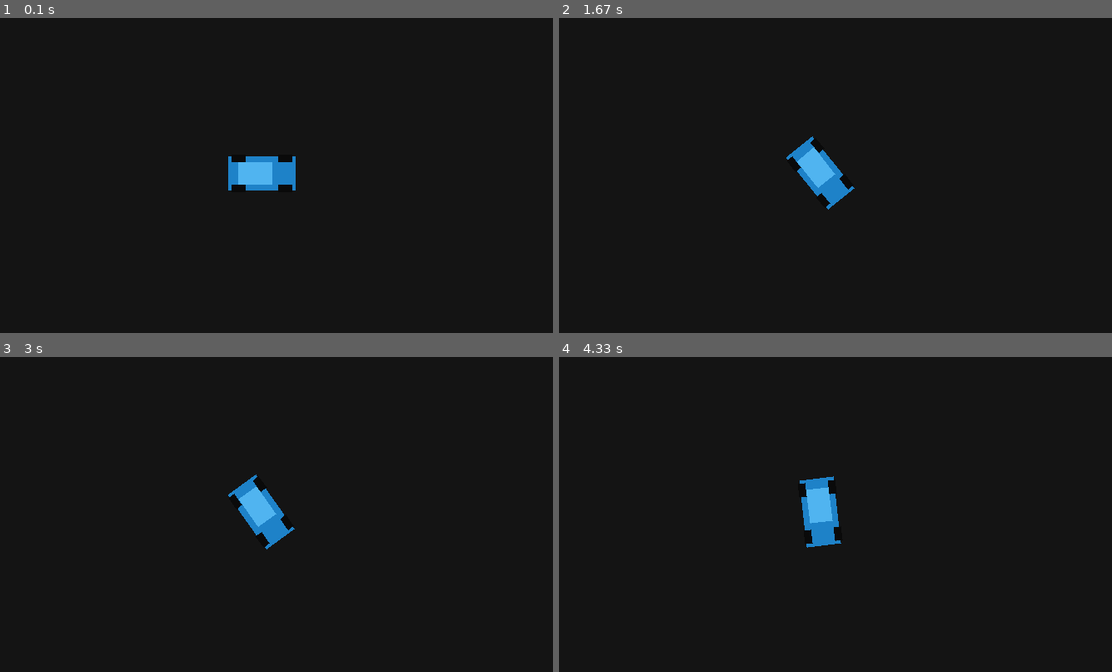
Above: before the commit, frames 1-4 (two rows, left to right).
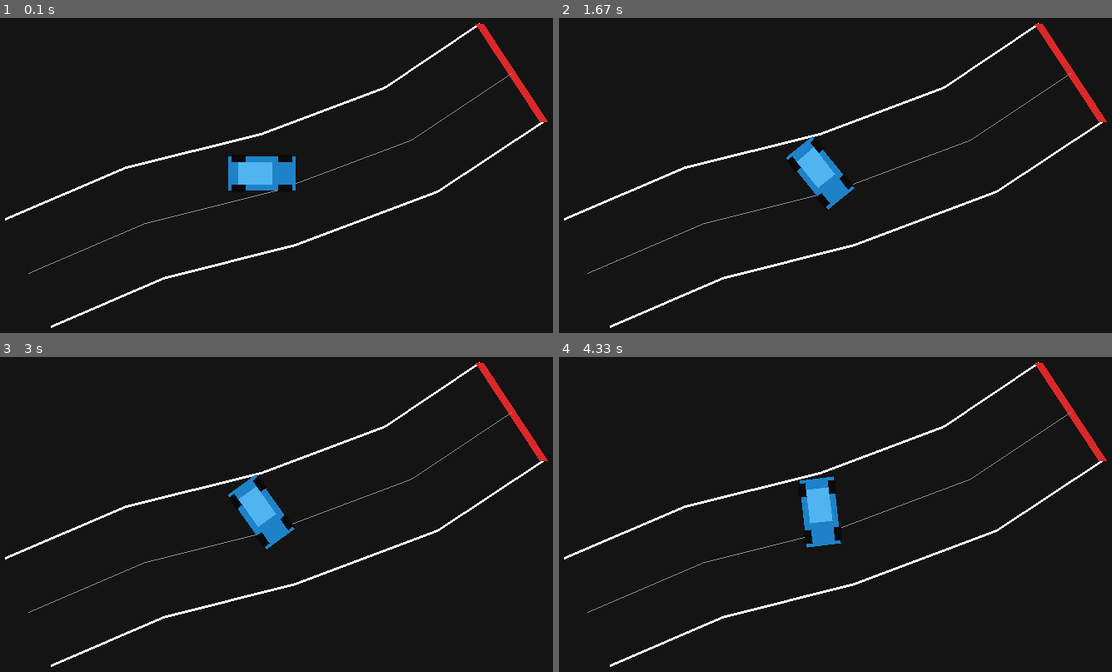
Above: after the commit, the same moments.

Repository: FranMacias00/2d-autonomous-driving-rl
Game: pygame game, started from src/scripts/run_interactive.py
The game is run twice, just before and just after one commit, with the same random seed, the same clock (stepped at 60 frames per second) and the same inputs.
Inputs:
- Up to frame 1 (0.1 s): no input
- Up to frame 2 (1.67 s): hold Right 0.33-0.8 s; hold Right 0.83-1.3 s; hold Left from 1.33 s (still down)
- Up to frame 3 (3 s): release Left at 1.87 s; hold Left 1.9-2.3 s; hold Right 2.33-2.97 s
- Up to frame 4 (4.33 s): hold Left 3-3.47 s; hold Right 3.5-3.97 s; hold Right from 4 s (still down)

The runs differ from the first frame. In frame 1, 2.1% of the frame differs, in the area x 0-100%, y 1-99%; in frame 2, 2.1%; in frame 3, 2.1%; in frame 4, 2.1%.

Commit message:
Add track geometry rendering

Diff:
--- a/src/render/pygame_renderer.py
+++ b/src/render/pygame_renderer.py
@@ -9,6 +9,7 @@
 import pygame
 
 from src.sim.state import CarPose
+from src.sim.track import Track
 
 
 Point = Tuple[float, float]
@@ -92,3 +93,10 @@
         pygame.draw.polygon(surface, (80, 180, 240), cabin_points)
         for wheel in wheel_points:
             pygame.draw.polygon(surface, (10, 10, 10), wheel)
+
+    def draw_track(self, surface: pygame.Surface, track: Track) -> None:
+        left_border, right_border = track.get_borders()
+        pygame.draw.lines(surface, (255, 255, 255), False, left_border, 3)
+        pygame.draw.lines(surface, (255, 255, 255), False, right_border, 3)
+        pygame.draw.line(surface, (220, 40, 40), left_border[-1], right_border[-1], 10)
+        pygame.draw.lines(surface, (140, 140, 140), False, track.centerline, 1)
--- a/src/scripts/run_interactive.py
+++ b/src/scripts/run_interactive.py
@@ -9,6 +9,7 @@
 
 from src.render.pygame_renderer import PygameRenderer
 from src.sim.state import CarPose
+from src.sim.track import Track
 
 
 WINDOW_WIDTH = 800
@@ -24,6 +25,16 @@
     renderer = PygameRenderer(width=WINDOW_WIDTH, height=WINDOW_HEIGHT)
     pygame.display.set_caption(WINDOW_TITLE)
     pose = CarPose(x=WINDOW_WIDTH / 2, y=WINDOW_HEIGHT / 2, angle=0.0)
+    track = Track(
+        centerline=[
+            (120.0, 420.0),
+            (260.0, 360.0),
+            (420.0, 320.0),
+            (580.0, 260.0),
+            (700.0, 180.0),
+        ],
+        road_width=140.0,
+    )
 
     try:
         running = True
@@ -42,6 +53,7 @@
                 pose.angle += ROTATION_SPEED * dt
 
             renderer.screen.fill(BACKGROUND_COLOR)
+            renderer.draw_track(renderer.screen, track)
             renderer.draw_car(renderer.screen, pose)
             pygame.display.flip()
     finally:
--- /dev/null
+++ b/src/sim/track.py
@@ -0,0 +1,59 @@
+"""Track geometry based on a centerline."""
+
+from __future__ import annotations
+
+from dataclasses import dataclass
+import math
+from typing import List, Tuple
+
+
+Point = Tuple[float, float]
+
+
+@dataclass
+class Track:
+    """Centerline-based track definition."""
+
+    centerline: List[Point]
+    road_width: float
+
+    def get_borders(self) -> Tuple[List[Point], List[Point]]:
+        """Compute left and right borders from the centerline."""
+
+        if len(self.centerline) < 2:
+            raise ValueError("Centerline must contain at least two points.")
+
+        normals: List[Point] = []
+        for start, end in zip(self.centerline[:-1], self.centerline[1:]):
+            dx = end[0] - start[0]
+            dy = end[1] - start[1]
+            angle = math.atan2(dy, dx)
+            normal_angle = angle + math.pi / 2.0
+            normals.append((math.cos(normal_angle), math.sin(normal_angle)))
+
+        left_border: List[Point] = []
+        right_border: List[Point] = []
+        half_width = self.road_width / 2.0
+
+        for idx, point in enumerate(self.centerline):
+            if idx == 0:
+                normal = normals[0]
+            elif idx == len(self.centerline) - 1:
+                normal = normals[-1]
+            else:
+                normal = (
+                    normals[idx - 1][0] + normals[idx][0],
+                    normals[idx - 1][1] + normals[idx][1],
+                )
+                length = math.hypot(normal[0], normal[1])
+                if length != 0:
+                    normal = (normal[0] / length, normal[1] / length)
+
+            left_border.append(
+                (point[0] + normal[0] * half_width, point[1] + normal[1] * half_width)
+            )
+            right_border.append(
+                (point[0] - normal[0] * half_width, point[1] - normal[1] * half_width)
+            )
+
+        return left_border, right_border
